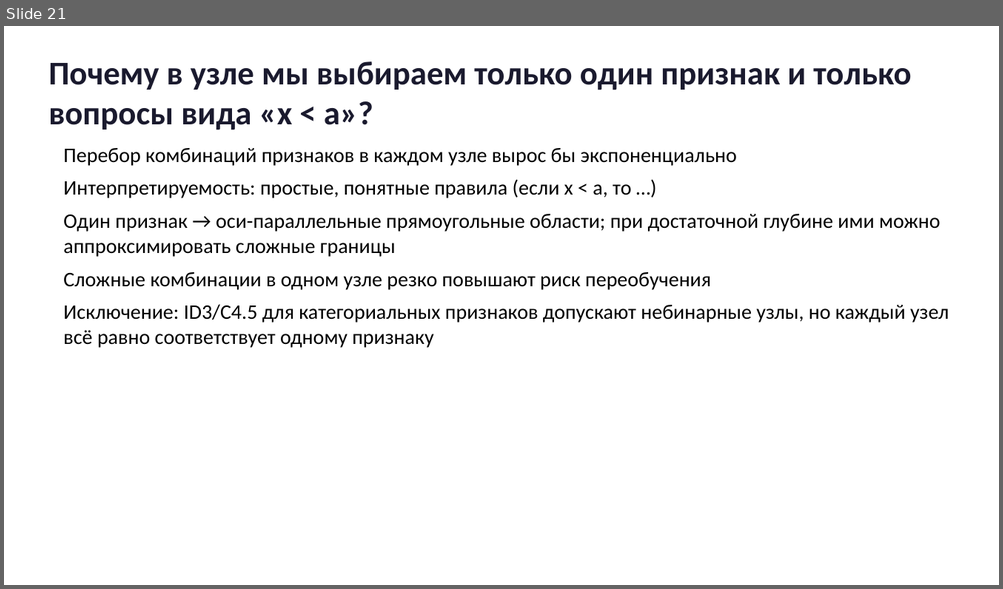
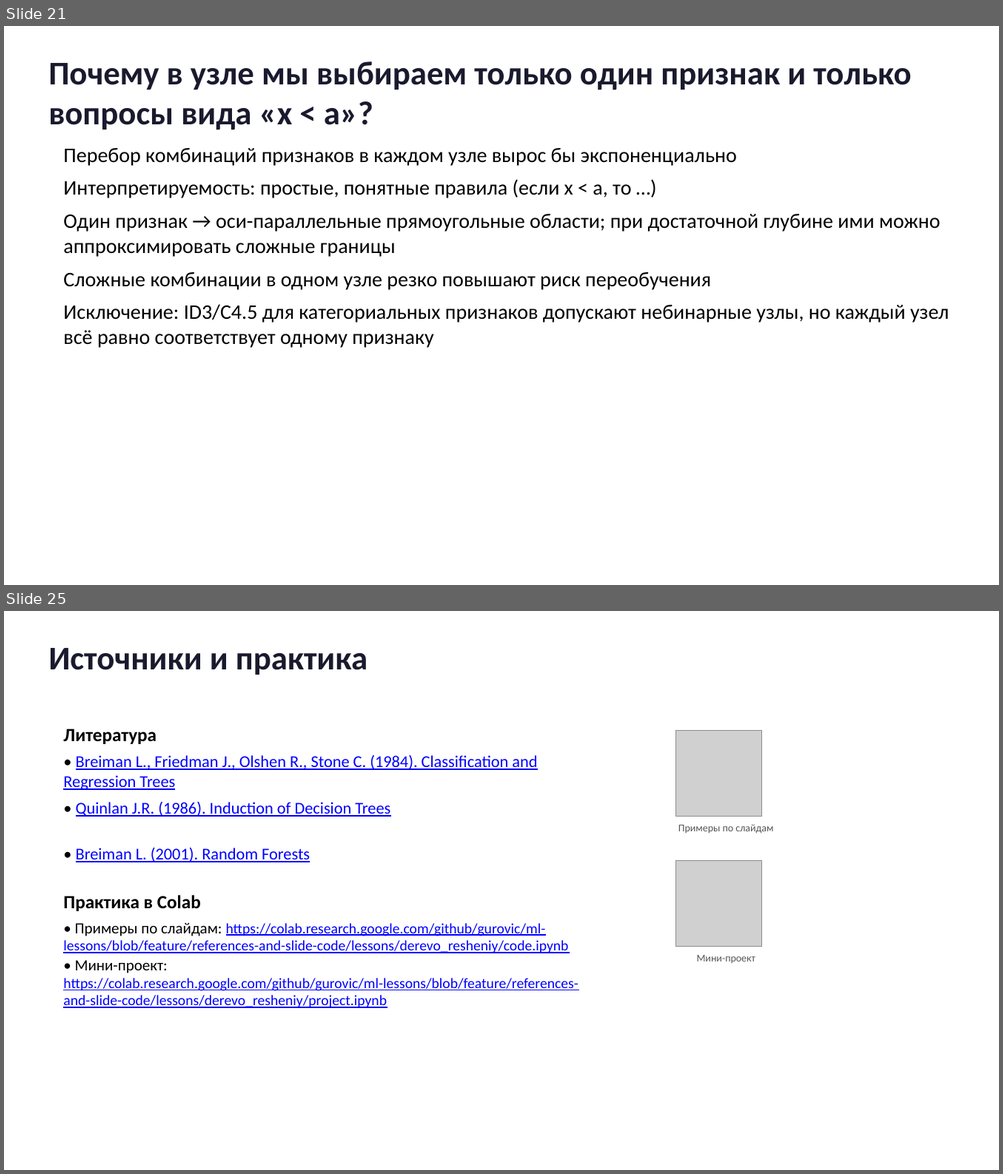
Before and after one commit to gurovic/ml-lessons, a slide deck: lessons/derevo_resheniy/presentation.pptx. Shown one above the other, each under a label of ours: slide 21 before the commit, slides 21 and 25 after it; the slides between them are not shown. The pictures are 1003x589 and 1003x1174 pixels, drawn with LibreOffice and Linux fonts; fonts in the diff are those of the drawing; grey boxes stand for pictures. Boxes give left, top, right and bottom in pixels: in the first picture for what was removed or moved away, otherwise in the second. Text is boxed around its words. In the diff, an @@ line names an element or a change of style, - is before the commit and + after.

```diff
--- a/lessons/derevo_resheniy/presentation.pptx
+++ b/lessons/derevo_resheniy/presentation.pptx
@@ slide 25 added at (4, 611, 999, 1170), background #FFFFFF @@
@@ text added at (48, 648, 367, 675), 32 pt, text #1A1A2E, bold @@
+Источники и практика
@@ text added at (63, 729, 156, 744), 18 pt, text #000000, bold @@
+Литература
@@ picture added at (675, 730, 761, 816) @@
@@ text added at (63, 755, 537, 790), 16 pt, text #0000FF, underline @@
+• Breiman L., Friedman J., Olshen R., Stone C. (1984). Classification and Regression Trees
@@ text added at (76, 802, 390, 817), 16 pt, text #0000FF, underline @@
+• Quinlan J.R. (1986). Induction of Decision Trees
@@ text added at (678, 824, 773, 834), 10 pt, text #555555 @@
+Примеры по слайдам
@@ text added at (76, 848, 310, 863), 16 pt, text #0000FF, underline @@
+• Breiman L. (2001). Random Forests
@@ picture added at (675, 861, 761, 947) @@
@@ text added at (63, 895, 201, 911), 18 pt, text #000000, bold @@
+Практика в Colab
@@ text added at (63, 923, 568, 1008), 14 pt, text #0000FF, underline @@
+• Примеры по слайдам: https://colab.research.google.com/github/gurovic/ml-lessons/blob/feature/references-and-slide-code/lessons/derevo_resheniy/code.ipynb
@@ text added at (63, 960, 578, 1008), 14 pt, text #0000FF, underline @@
+• Мини-проект: https://colab.research.google.com/github/gurovic/ml-lessons/blob/feature/references-and-slide-code/lessons/derevo_resheniy/project.ipynb
@@ text added at (697, 955, 756, 963), 10 pt, text #555555 @@
+Мини-проект
```
Also in this commit, not shown: 7 slides changed, 13 other files.
